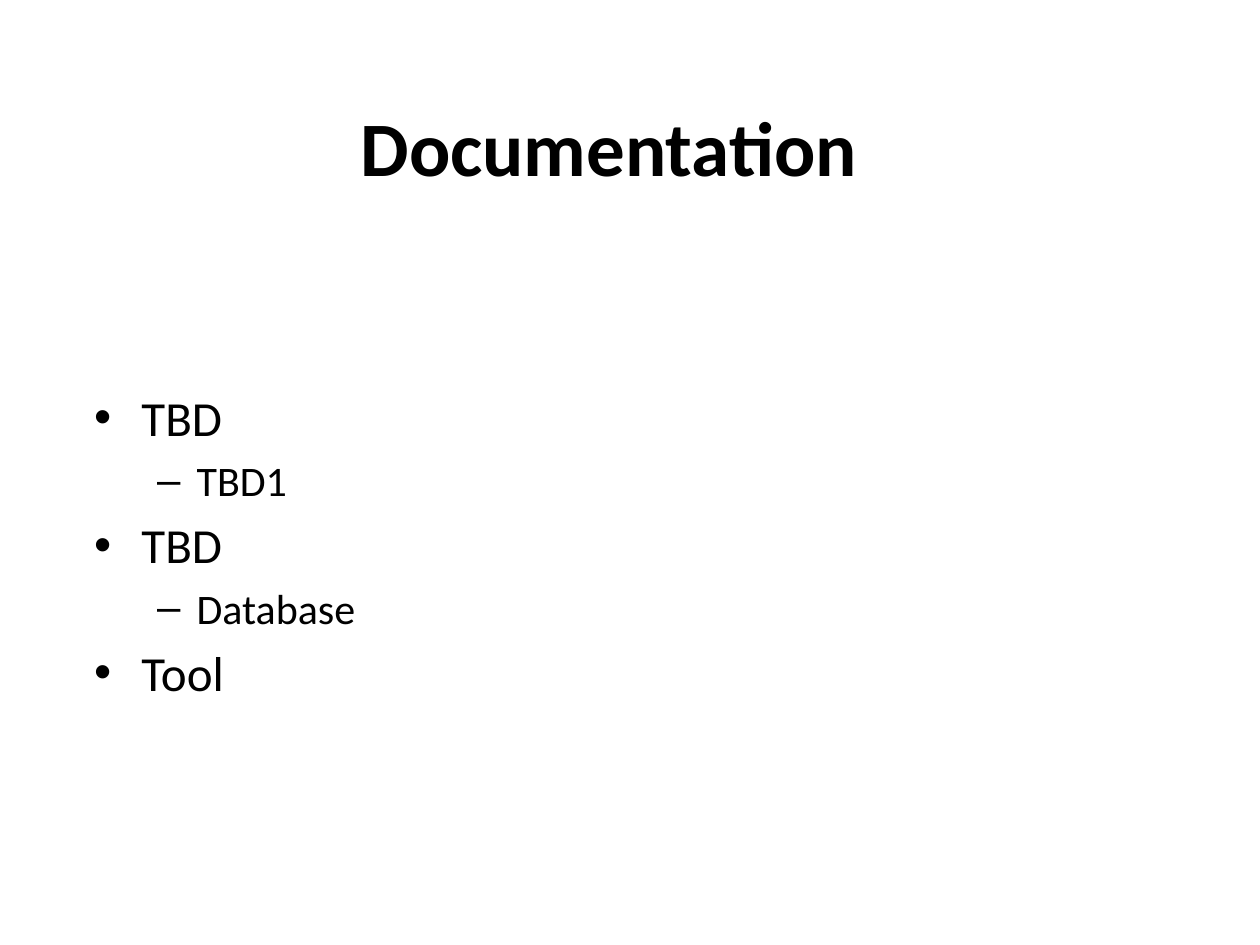
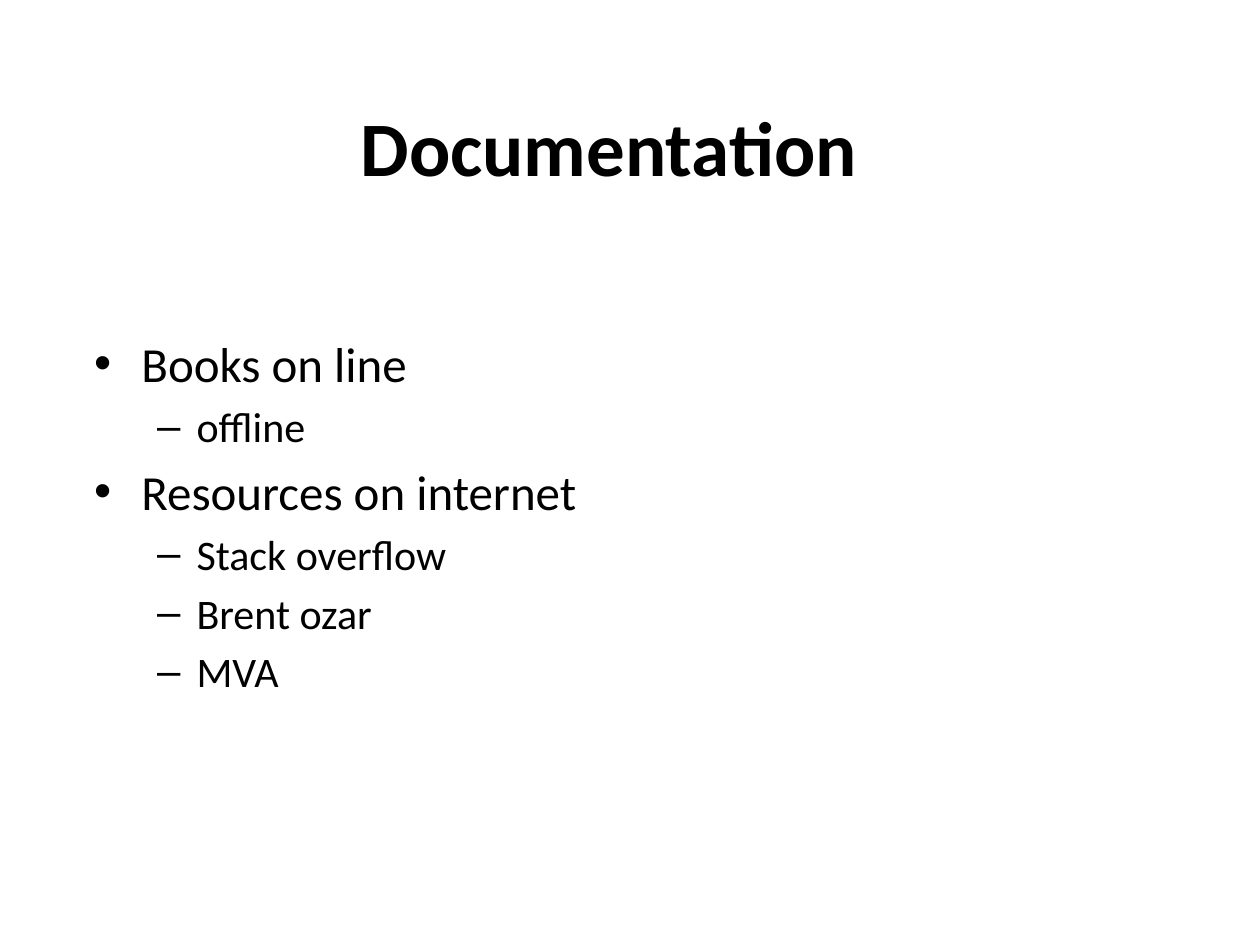
Before and after one commit to Flu10/Zero2Hero2016, a slide deck: slide 12 of presentation/SQL Z2H 2016.pptx (slide 10 before the commit). Drawn at 1260x945 pixels with LibreOffice and Linux fonts; fonts in the diff are those of the drawing; background and template pictures are left out. Boxes give left, top, right and bottom in pixels: in the first picture for what was removed or moved away, otherwise in the second. Text is boxed around its words. In the diff, an @@ line names an element or a change of style, - is before the commit and + after.

```diff
--- a/presentation/SQL Z2H 2016.pptx
+++ b/presentation/SQL Z2H 2016.pptx
@@ text at [141,348,576,687]: text changed @@
-• TBD
-  – TBD1
-• TBD
-  – Database
-• Tool
+• Books on line
+  – offline
+• Resources on internet
+  – Stack overflow
+  – Brent ozar
+  – MVA
```
Also in this commit, not shown: 4 other slides changed, 5 slides added, 3 slides removed.
